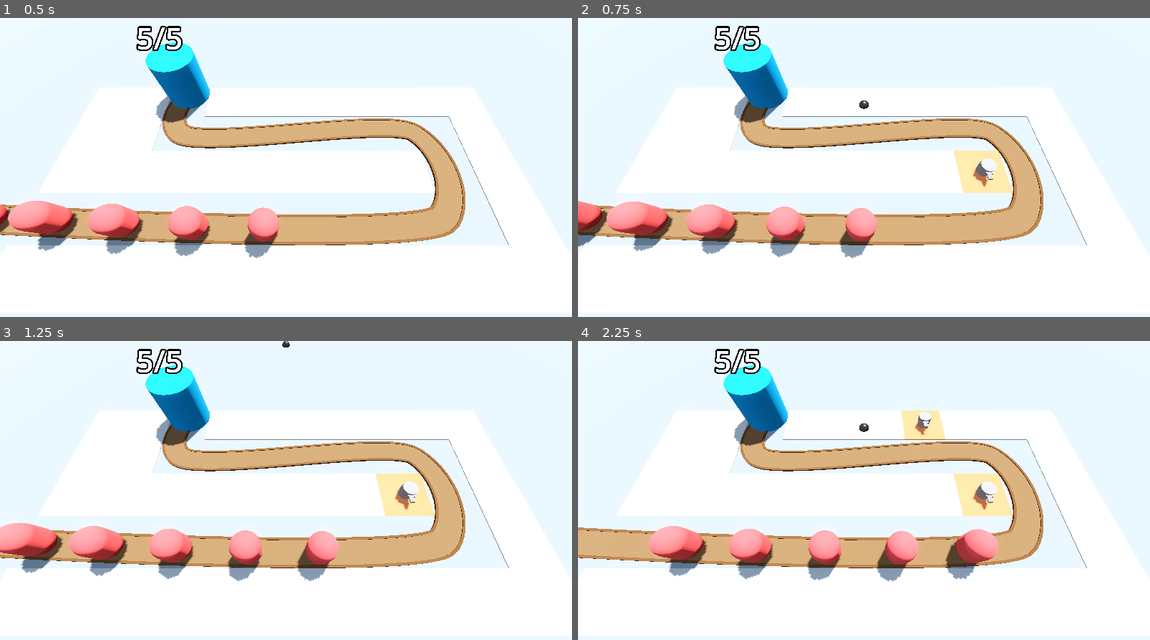
Above: before the commit, frames 1-4 (two rows, left to right).
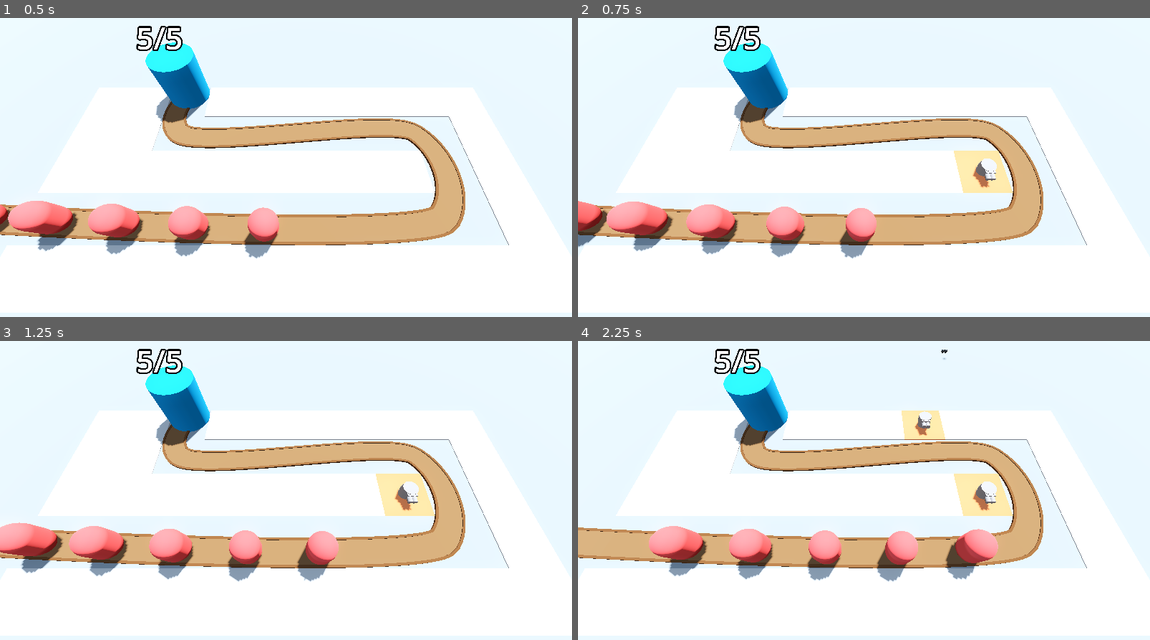
Above: after the commit, the same moments.

Repository: Assasquid/barbarian_blaster
Game: Godot game, scene res://Scenes/base_level.tscn
Two runs of this game, one before a commit and one after it. Both use one fixed random seed, a clock stepped at 60 frames per second and the inputs below.
Inputs (mouse positions are in pixels of both pictures, inside the frame that each line leads up to):
- Up to frame 1 (0.5 s): no input
- Up to frame 2 (0.75 s): move the mouse to (989, 161) at 0.52 s; press the mouse at (989, 161) at 0.53 s
- Up to frame 3 (1.25 s): no input
- Up to frame 4 (2.25 s): move the mouse to (749, 517) at 1.27 s; release the mouse at (749, 517) at 1.28 s; click (749, 517) at 1.35 s; move the mouse to (921, 430) at 2.02 s; press the mouse at (921, 430) at 2.03 s

Frame 1 is identical in both runs. In frame 2, 0.1% of the frame differs, in the area x 49-74%, y 27-57%; in frame 3, less than 0.1%; in frame 4, 0.2%, in the area x 49-74%, y 2-57%.

Commit message:
Change the size of projectiles.

Diff:
--- a/Scenes/projectile.tscn
+++ b/Scenes/projectile.tscn
@@ -11,8 +11,11 @@
 
 [sub_resource type="SphereMesh" id="SphereMesh_ip4wp"]
 material = SubResource("StandardMaterial3D_rtfkg")
+radius = 0.18
+height = 0.36
 
 [sub_resource type="SphereShape3D" id="SphereShape3D_8h0dj"]
+radius = 0.18
 
 [node name="Projectile" type="Area3D"]
 top_level = true
--- a/Scenes/turret.tscn
+++ b/Scenes/turret.tscn
@@ -12,11 +12,11 @@
 height = 0.6
 
 [sub_resource type="BoxMesh" id="BoxMesh_v1wrl"]
-size = Vector3(0.6, 0.4, 0.3)
+size = Vector3(0.8, 0.4, 0.5)
 
 [sub_resource type="CylinderMesh" id="CylinderMesh_o3xuy"]
-top_radius = 0.1
-bottom_radius = 0.1
+top_radius = 0.2
+bottom_radius = 0.2
 height = 0.5
 
 [node name="Turret" type="Node3D"]
@@ -37,11 +37,16 @@
 mesh = SubResource("BoxMesh_v1wrl")
 
 [node name="RightBarrel" type="MeshInstance3D" parent="TurretBase/TurretTop/Visor"]
-transform = Transform3D(1, 0, 0, 0, 1, 0, 0, 0, 1, -0.09, 0.4, -5.96046e-08)
+transform = Transform3D(1, 0, 0, 0, 1, 0, 0, 0, 1, -0.18, 0.4, 0)
 mesh = SubResource("CylinderMesh_o3xuy")
 skeleton = NodePath("../../..")
 
 [node name="LeftBarrel" type="MeshInstance3D" parent="TurretBase/TurretTop/Visor"]
-transform = Transform3D(1, 0, 0, 0, 1, 0, 0, 0, 1, 0.09, 0.4, -5.96046e-08)
+transform = Transform3D(1, 0, 0, 0, 1, 0, 0, 0, 1, 0.18, 0.4, 0)
 mesh = SubResource("CylinderMesh_o3xuy")
 skeleton = NodePath("../../..")
+
+[node name="Timer" type="Timer" parent="."]
+autostart = true
+
+[connection signal="timeout" from="Timer" to="." method="_on_timer_timeout"]
--- a/Scripts/turret.gd
+++ b/Scripts/turret.gd
@@ -2,7 +2,14 @@
 
 @export var projectile: PackedScene
 
+@onready var right_barrel: MeshInstance3D = $TurretBase/TurretTop/Visor/RightBarrel
+@onready var left_barrel: MeshInstance3D = $TurretBase/TurretTop/Visor/LeftBarrel
 
-func _ready() -> void:
-	var shot = projectile.instantiate()
-	add_child(shot)
+
+func _on_timer_timeout() -> void:
+	var shot_right = projectile.instantiate()
+	add_child(shot_right)
+	shot_right.global_position = right_barrel.global_position
+	var shot_left = projectile.instantiate()
+	add_child(shot_left)
+	shot_left.global_position = left_barrel.global_position
